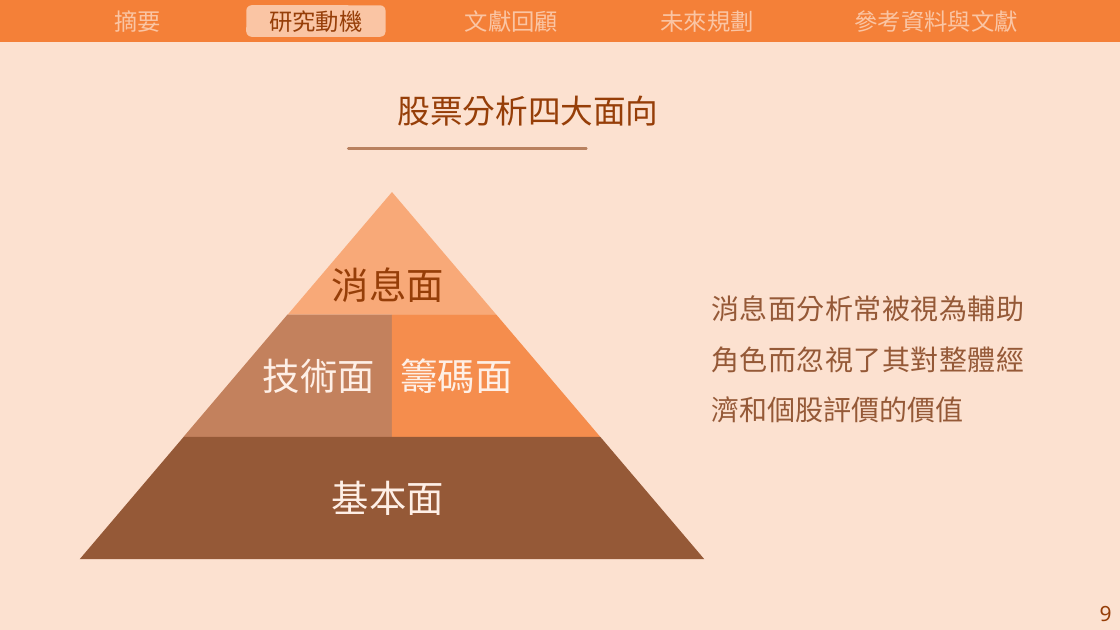
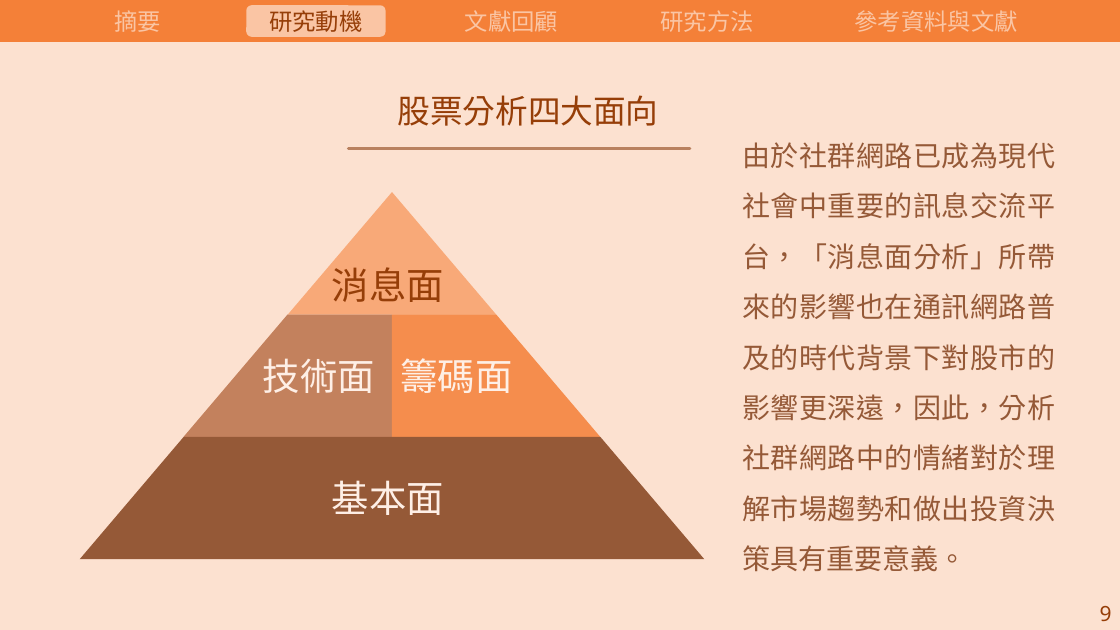
Before and after one commit to carina419/NTUST, a slide deck: slide 11 of 112-2/MI6006701 研究方法/研究方法期末報告.pptx (slide 13 before the commit). Drawn at 1120x630 pixels with LibreOffice and Linux fonts; fonts in the diff are those of the drawing. Boxes give left, top, right and bottom in pixels: in the first picture for what was removed or moved away, otherwise in the second. Text is boxed around its words. In the diff, an @@ line names an element or a change of style, - is before the commit and + after.

```diff
--- a/112-2/MI6006701 研究方法/研究方法期末報告.pptx
+++ b/112-2/MI6006701 研究方法/研究方法期末報告.pptx
@@ text at <box>660,10,753,32</box>: text changed @@
-未來規劃
+研究方法
@@ line moved from (586, 149) - (349, 149) to (690, 149) - (349, 149) @@
@@ text at <box>743,142,1056,571</box>: text changed @@
-消息面分析常被視為輔助角色而忽視了其對整體經濟和個股評價的價值
+由於社群網路已成為現代社會中重要的訊息交流平台，「消息面分析」所帶來的影響也在通訊網路普及的時代背景下對股市的影響更深遠，因此，分析社群網路中的情緒對於理解市場趨勢和做出投資決策具有重要意義。
```
Also in this commit, not shown: 12 other slides changed, 3 slides added, 2 slides removed, 2 other files.
